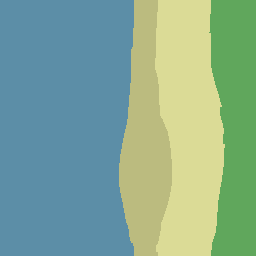
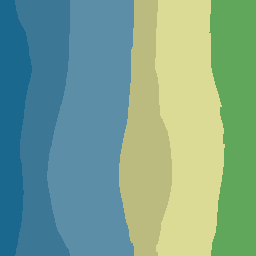
Before/after of a 256 × 256 layered artwork. What changed in the layer stack:
painted on "Background" over (0, 0, 70, 256)
